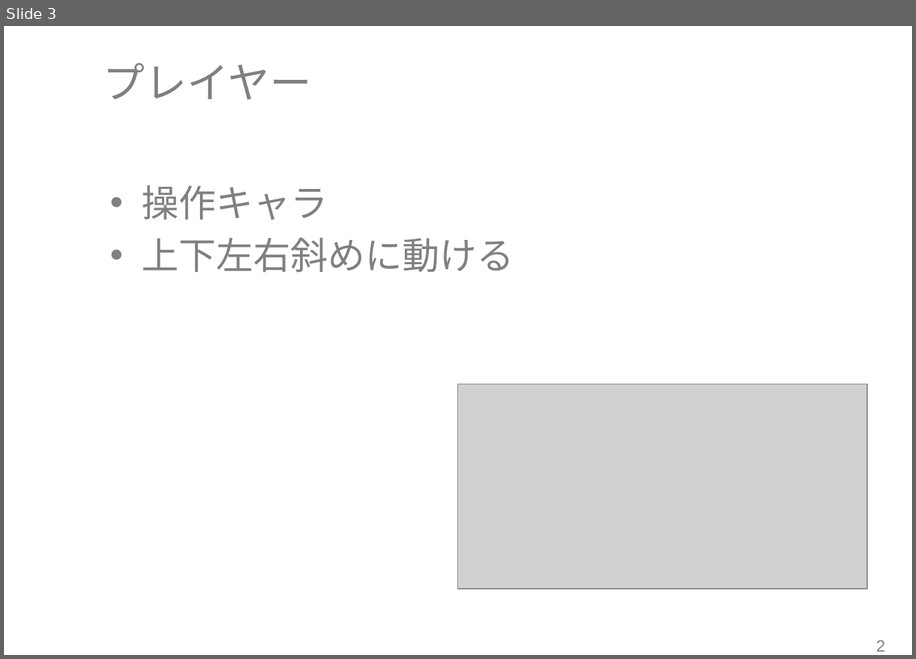
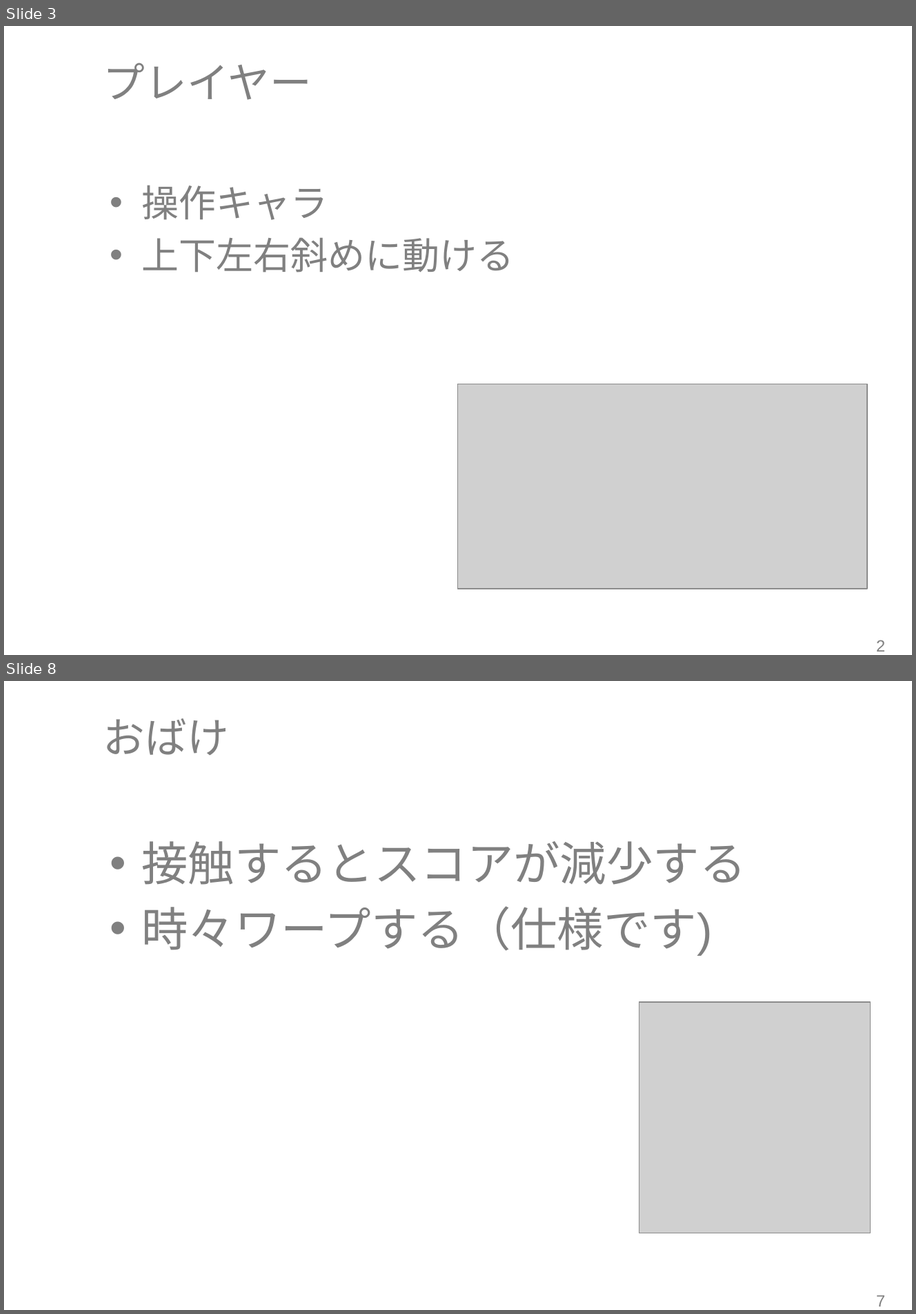
Before and after one commit to RubyCamp/rc2016s_g6, a slide deck: shinziko.pptx. Shown one above the other, each under a label of ours: slide 3 before the commit, slides 3 and 8 after it; the slides between them are not shown. The pictures are 916x659 and 916x1314 pixels, drawn with LibreOffice and Linux fonts; fonts in the diff are those of the drawing; grey boxes stand for pictures; background and template pictures are left out. Boxes give left, top, right and bottom in pixels: in the first picture for what was removed or moved away, otherwise in the second. Text is boxed around its words. In the diff, an @@ line names an element or a change of style, - is before the commit and + after.

```diff
--- a/shinziko.pptx
+++ b/shinziko.pptx
@@ slide 8 added at (x1=4, y1=681, x2=912, y2=1310), background #FFFFFF @@
@@ title added at (x1=103, y1=718, x2=229, y2=756), 36 pt, text #808080 @@
+おばけ
@@ text added at (x1=141, y1=841, x2=746, y2=956), 40 pt, text #808080 @@
+• 接触するとスコアが減少する
+• 時々ワープする（仕様です)
@@ picture added at (x1=639, y1=1002, x2=870, y2=1233) @@
@@ page number added at (x1=876, y1=1295, x2=885, y2=1306), 14 pt, text #808080 @@
+7
```
Also in this commit, not shown: 1 slide changed, 3 other slides added.
